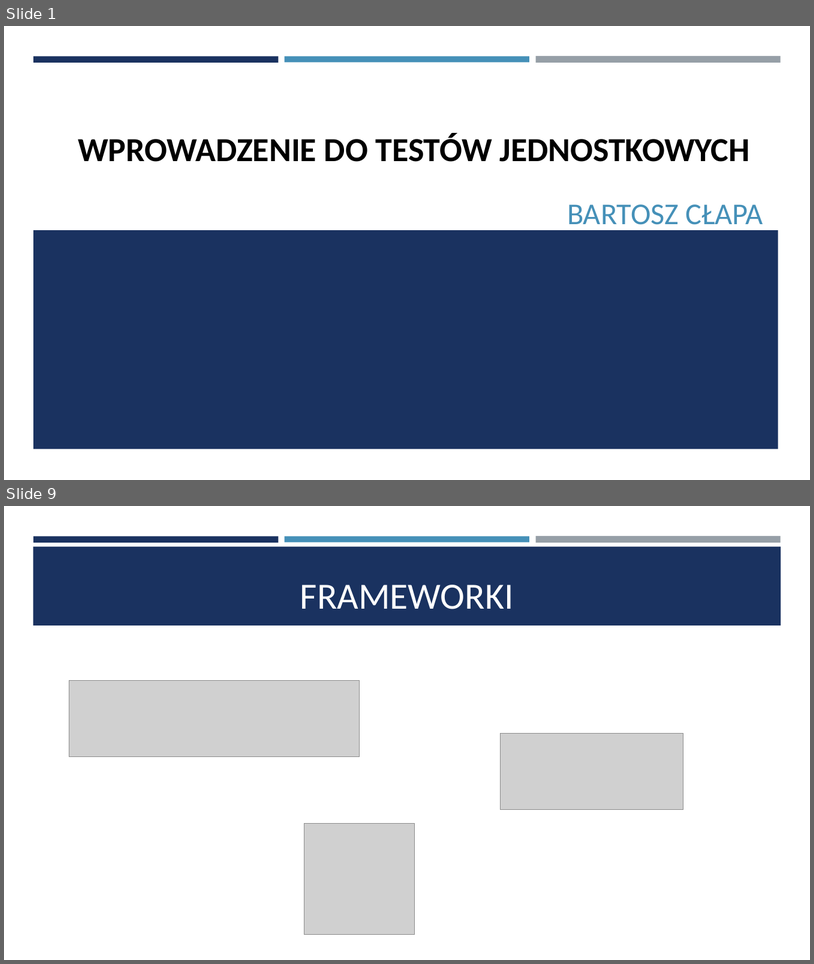
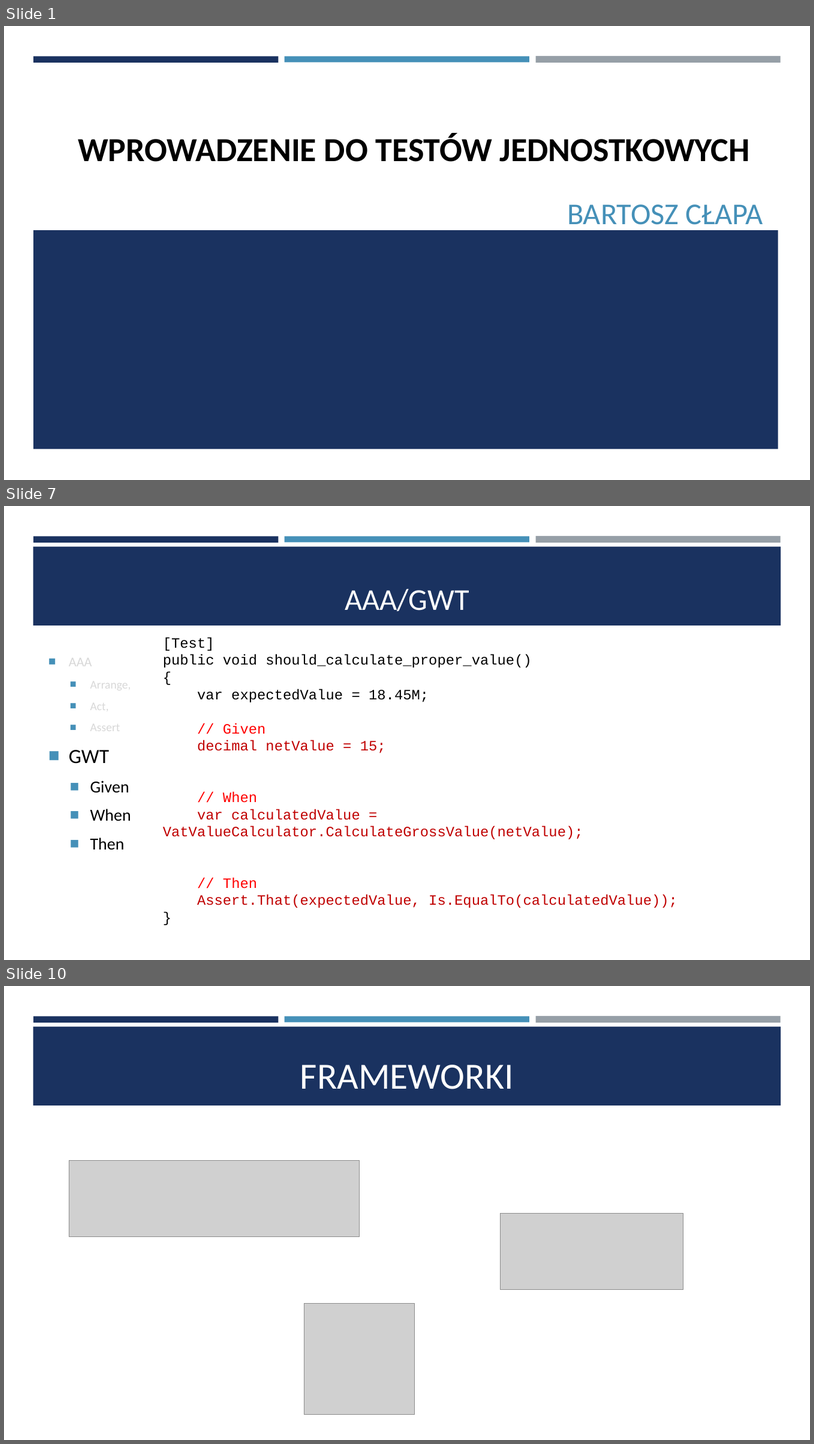
Before and after one commit to saamed/unit-test-workshops, a slide deck: docs/Testy jednostkowe.pptx. Shown one above the other, each under a label of ours: slides 1 and 9 before the commit, slides 1, 7 and 10 after it; the slides between them are not shown. The pictures are 814x964 and 814x1444 pixels, drawn with LibreOffice and Linux fonts; fonts in the diff are those of the drawing; grey boxes stand for pictures. Boxes give left, top, right and bottom in pixels: in the first picture for what was removed or moved away, otherwise in the second. Text is boxed around its words. In the diff, an @@ line names an element or a change of style, - is before the commit and + after.

```diff
--- a/docs/Testy jednostkowe.pptx
+++ b/docs/Testy jednostkowe.pptx
@@ slide 7 added at (4, 506, 810, 960), background #FFFFFF; not listed: 4 template elements that a slide beside it also shows @@
@@ title added at (345, 589, 470, 611), 36 pt, text #FFFFFF @@
+AAA/GWT
@@ text added at (163, 637, 678, 907), 17 pt, text #C00000 @@
+[Test]
+public void should_calculate_proper_value()
+{
+var expectedValue = 18.45M;
+// Given
+decimal netValue = 15;
+// When
+var calculatedValue = VatValueCalculator.CalculateGrossValue(netValue);
+// Then
+Assert.That(expectedValue, Is.EqualTo(calculatedValue));
+}
@@ text added at (69, 654, 131, 849), 14 pt, text #D8D8D8 @@
+■ AAA
+  ■ Arrange,
+  ■ Act,
+  ■ Assert
+■ GWT
+  ■ Given
+  ■ When
+  ■ Then
@@ what was slide 9 is now slide 10 @@
```
Also in this commit, not shown: 8 slides changed, 1 other slide added.
